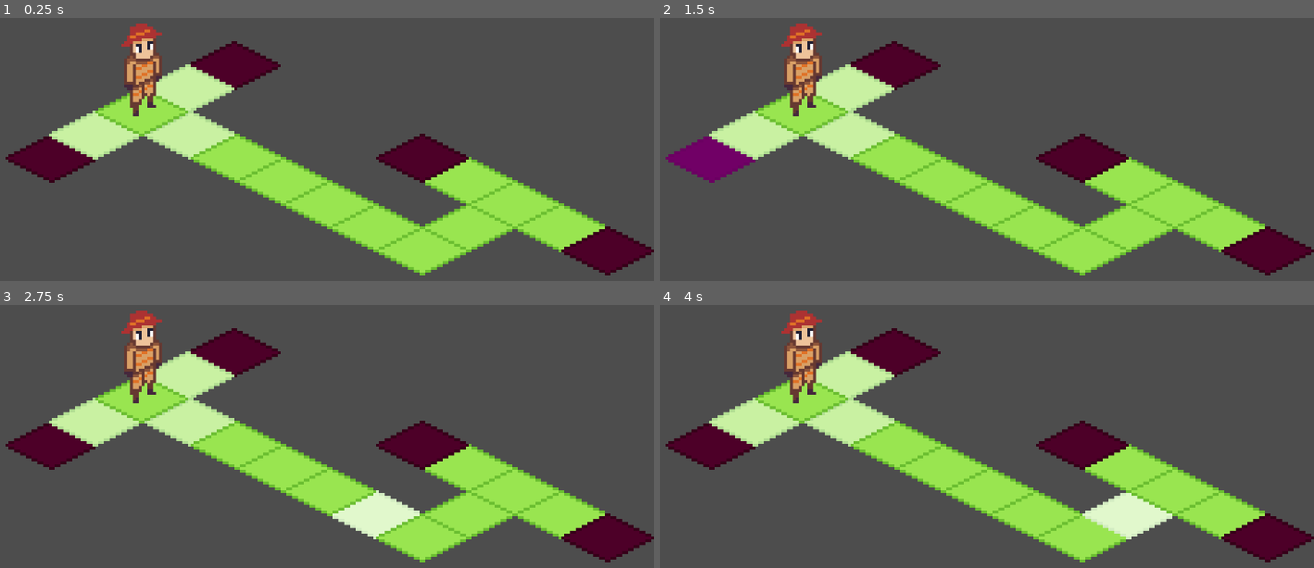
Above: before the commit, frames 1-4 (two rows, left to right).
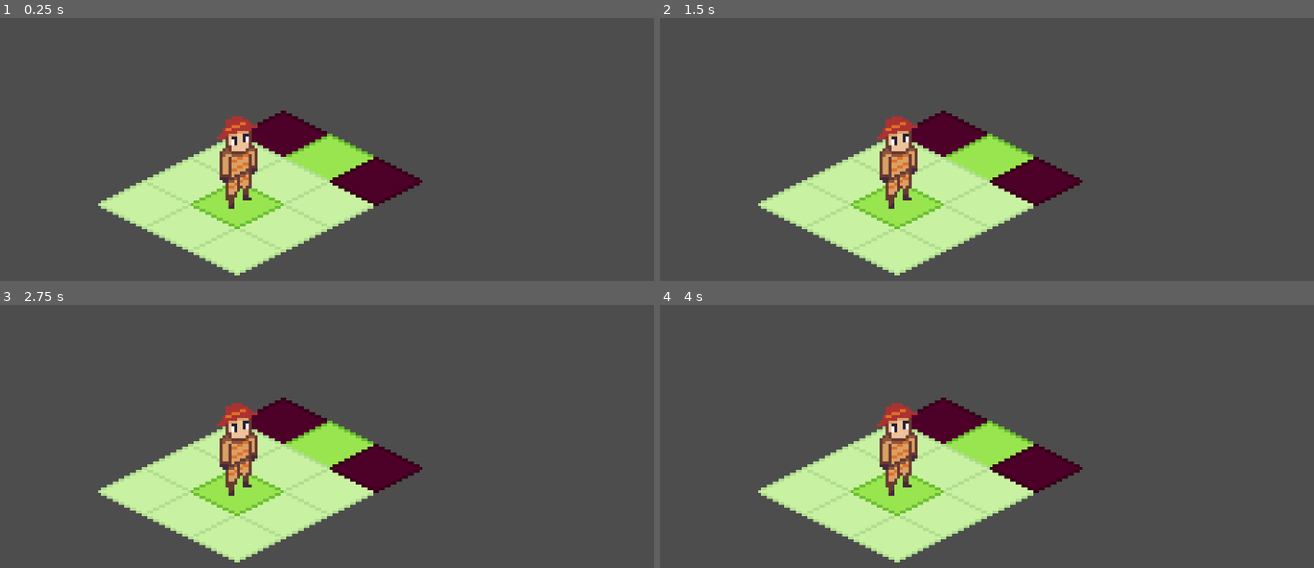
Above: after the commit, the same moments.

Repository: ckuras/GMTK-2023-Fire-Fighter
Game: Godot game, scene res://Scenes/Levels/level_7.tscn
Two runs of this game, one before a commit and one after it. Both use one fixed random seed, a clock stepped at 60 frames per second and the inputs below. This scene is started directly instead of the project's main scene.
Inputs (mouse positions are in pixels of both pictures, inside the frame that each line leads up to):
- Up to frame 1 (0.25 s): no input
- Up to frame 2 (1.5 s): tap Enter at 0.5 s; move the mouse to (895, 65) at 0.52 s; tap R at 0.6 s; click (895, 65) at 0.67 s; tap Space at 0.77, 1.25 s; move the mouse to (712, 157) at 1.27 s; tap 1 at 1.35 s; click (712, 157) at 1.42 s
- Up to frame 3 (2.75 s): tap Space at 1.52 s; tap Enter at 2 s; move the mouse to (379, 512) at 2.02 s; tap 2 at 2.1 s; click (379, 512) at 2.17 s
- Up to frame 4 (4 s): tap Space at 2.75, 3.02, 3.77 s; move the mouse to (1085, 536) at 2.77 s; tap 3 at 2.85 s; click (1085, 536) at 2.92 s; tap Enter at 3.5 s; move the mouse to (1130, 512) at 3.52 s; tap 4 at 3.6 s; click (1130, 512) at 3.67 s

The runs differ from the first frame. In frame 1, 35% of the frame differs, in the area x 0-100%, y 2-98%; in frame 2, 35%; in frame 3, 35%; in frame 4, 35%.

Commit message:
lookin good

Diff:
--- a/Scenes/Levels/level_5.tscn
+++ b/Scenes/Levels/level_5.tscn
@@ -63,14 +63,37 @@
 position = Vector2(48, 24)
 tile_state = 2
 
+[node name="Tile15" parent="Board/Tiles" instance=ExtResource("4_f6hm7")]
+position = Vector2(-32, -32)
+tile_state = 2
+
+[node name="Tile16" parent="Board/Tiles" instance=ExtResource("4_f6hm7")]
+position = Vector2(48, 8)
+
+[node name="Tile17" parent="Board/Tiles" instance=ExtResource("4_f6hm7")]
+position = Vector2(0, -16)
+
+[node name="Tile18" parent="Board/Tiles" instance=ExtResource("4_f6hm7")]
+position = Vector2(-16, -24)
+
+[node name="Tile19" parent="Board/Tiles" instance=ExtResource("4_f6hm7")]
+position = Vector2(16, -8)
+
+[node name="Tile20" parent="Board/Tiles" instance=ExtResource("4_f6hm7")]
+position = Vector2(32, 0)
+
+[node name="Tile21" parent="Board/Tiles" instance=ExtResource("4_f6hm7")]
+position = Vector2(64, 16)
+tile_state = 2
+
 [node name="TurnQueue" parent="." node_paths=PackedStringArray("board", "game_state") instance=ExtResource("5_3ulyt")]
 board = NodePath("../Board")
 game_state = NodePath("../GameState")
 
 [node name="GameState" type="Node" parent="."]
 script = ExtResource("6_r303b")
-player_moves_max_for_level = 2
-player_fire_charge_max_for_level = 1
+player_moves_max_for_level = 5
+player_fire_charge_max_for_level = 2
 rounds_remaining_for_current_level = 2
 
 [node name="Camera2D" type="Camera2D" parent="."]
--- a/Scenes/Levels/level_6.tscn
+++ b/Scenes/Levels/level_6.tscn
@@ -23,21 +23,108 @@
 has_player = true
 
 [node name="Tile2" parent="Board/Tiles" instance=ExtResource("4_ilsyy")]
-position = Vector2(16, 8)
-
-[node name="Tile6" parent="Board/Tiles" instance=ExtResource("4_ilsyy")]
 position = Vector2(16, -8)
 
 [node name="Tile3" parent="Board/Tiles" instance=ExtResource("4_ilsyy")]
+position = Vector2(32, -16)
+
+[node name="Tile4" parent="Board/Tiles" instance=ExtResource("4_ilsyy")]
+position = Vector2(32, 0)
+
+[node name="Tile5" parent="Board/Tiles" instance=ExtResource("4_ilsyy")]
+position = Vector2(48, -8)
+
+[node name="Tile10" parent="Board/Tiles" instance=ExtResource("4_ilsyy")]
+position = Vector2(48, 8)
+
+[node name="Tile11" parent="Board/Tiles" instance=ExtResource("4_ilsyy")]
+position = Vector2(64, 0)
+
+[node name="Tile6" parent="Board/Tiles" instance=ExtResource("4_ilsyy")]
+position = Vector2(-16, -24)
+
+[node name="Tile7" parent="Board/Tiles" instance=ExtResource("4_ilsyy")]
+position = Vector2(0, -32)
+
+[node name="Tile8" parent="Board/Tiles" instance=ExtResource("4_ilsyy")]
+position = Vector2(0, -16)
+
+[node name="Tile9" parent="Board/Tiles" instance=ExtResource("4_ilsyy")]
+position = Vector2(16, -24)
+
+[node name="Tile12" parent="Board/Tiles" instance=ExtResource("4_ilsyy")]
+position = Vector2(-48, -8)
+
+[node name="Tile26" parent="Board/Tiles" instance=ExtResource("4_ilsyy")]
+position = Vector2(-64, -16)
+
+[node name="Tile27" parent="Board/Tiles" instance=ExtResource("4_ilsyy")]
+position = Vector2(-64, 16)
+
+[node name="Tile31" parent="Board/Tiles" instance=ExtResource("4_ilsyy")]
+position = Vector2(64, -16)
+
+[node name="Tile32" parent="Board/Tiles" instance=ExtResource("4_ilsyy")]
+position = Vector2(64, 16)
+
+[node name="Tile28" parent="Board/Tiles" instance=ExtResource("4_ilsyy")]
+position = Vector2(-80, 8)
+
+[node name="Tile29" parent="Board/Tiles" instance=ExtResource("4_ilsyy")]
+position = Vector2(-80, -8)
+
+[node name="Tile33" parent="Board/Tiles" instance=ExtResource("4_ilsyy")]
+position = Vector2(80, 8)
+
+[node name="Tile34" parent="Board/Tiles" instance=ExtResource("4_ilsyy")]
+position = Vector2(80, -8)
+
+[node name="Tile30" parent="Board/Tiles" instance=ExtResource("4_ilsyy")]
+position = Vector2(-96, 0)
+tile_state = 2
+
+[node name="Tile35" parent="Board/Tiles" instance=ExtResource("4_ilsyy")]
+position = Vector2(96, 0)
+tile_state = 2
+
+[node name="Tile13" parent="Board/Tiles" instance=ExtResource("4_ilsyy")]
+position = Vector2(-32, -16)
+
+[node name="Tile14" parent="Board/Tiles" instance=ExtResource("4_ilsyy")]
+position = Vector2(-32, 0)
+
+[node name="Tile20" parent="Board/Tiles" instance=ExtResource("4_ilsyy")]
+position = Vector2(-16, 8)
+
+[node name="Tile15" parent="Board/Tiles" instance=ExtResource("4_ilsyy")]
 position = Vector2(-16, -8)
 
-[node name="Tile4" parent="Board/Tiles" instance=ExtResource("4_ilsyy")]
-position = Vector2(-32, -16)
-tile_state = 2
+[node name="Tile16" parent="Board/Tiles" instance=ExtResource("4_ilsyy")]
+position = Vector2(0, 16)
 
-[node name="Tile5" parent="Board/Tiles" instance=ExtResource("4_ilsyy")]
+[node name="Tile17" parent="Board/Tiles" instance=ExtResource("4_ilsyy")]
+position = Vector2(16, 8)
+
+[node name="Tile18" parent="Board/Tiles" instance=ExtResource("4_ilsyy")]
+position = Vector2(16, 24)
+
+[node name="Tile21" parent="Board/Tiles" instance=ExtResource("4_ilsyy")]
+position = Vector2(-64, 0)
+
+[node name="Tile22" parent="Board/Tiles" instance=ExtResource("4_ilsyy")]
+position = Vector2(-48, 8)
+
+[node name="Tile23" parent="Board/Tiles" instance=ExtResource("4_ilsyy")]
+position = Vector2(-32, 16)
+
+[node name="Tile24" parent="Board/Tiles" instance=ExtResource("4_ilsyy")]
+position = Vector2(-16, 24)
+
+[node name="Tile25" parent="Board/Tiles" instance=ExtResource("4_ilsyy")]
+position = Vector2(0, 32)
+
+[node name="Tile19" parent="Board/Tiles" instance=ExtResource("4_ilsyy")]
 position = Vector2(32, 16)
-tile_state = 2
 
 [node name="TurnQueue" parent="." node_paths=PackedStringArray("board", "game_state") instance=ExtResource("5_nbwyk")]
 board = NodePath("../Board")
@@ -45,9 +132,9 @@
 
 [node name="GameState" type="Node" parent="."]
 script = ExtResource("6_xxv5n")
-player_moves_max_for_level = 1
+player_moves_max_for_level = 2
 player_fire_charge_max_for_level = 2
-rounds_remaining_for_current_level = 4
+rounds_remaining_for_current_level = 3
 
 [node name="Camera2D" type="Camera2D" parent="."]
 zoom = Vector2(5, 5)
--- a/Scenes/Levels/level_7.tscn
+++ b/Scenes/Levels/level_7.tscn
@@ -20,59 +20,41 @@
 script = ExtResource("3_sblnr")
 
 [node name="Tile" parent="Board/Tiles" instance=ExtResource("4_cl7jc")]
-position = Vector2(-17, -40)
-tile_state = 2
-
-[node name="Tile15" parent="Board/Tiles" instance=ExtResource("4_cl7jc")]
-position = Vector2(-80, -8)
+position = Vector2(0, -16)
 tile_state = 2
 
 [node name="Tile2" parent="Board/Tiles" instance=ExtResource("4_cl7jc")]
-position = Vector2(32, 16)
+position = Vector2(16, -8)
+
+[node name="Tile3" parent="Board/Tiles" instance=ExtResource("4_cl7jc")]
+position = Vector2(-16, -8)
+
+[node name="Tile4" parent="Board/Tiles" instance=ExtResource("4_cl7jc")]
+
+[node name="Tile5" parent="Board/Tiles" instance=ExtResource("4_cl7jc")]
+position = Vector2(-32, 0)
+
+[node name="Tile10" parent="Board/Tiles" instance=ExtResource("4_cl7jc")]
+position = Vector2(-48, 8)
+
+[node name="Tile11" parent="Board/Tiles" instance=ExtResource("4_cl7jc")]
+position = Vector2(-16, 24)
 
 [node name="Tile12" parent="Board/Tiles" instance=ExtResource("4_cl7jc")]
-position = Vector2(48, 24)
+position = Vector2(-32, 16)
 
-[node name="Tile13" parent="Board/Tiles" instance=ExtResource("4_cl7jc")]
-position = Vector2(64, 16)
+[node name="Tile6" parent="Board/Tiles" instance=ExtResource("4_cl7jc")]
+position = Vector2(-16, 8)
+has_player = true
 
-[node name="Tile14" parent="Board/Tiles" instance=ExtResource("4_cl7jc")]
-position = Vector2(80, 8)
+[node name="Tile7" parent="Board/Tiles" instance=ExtResource("4_cl7jc")]
+position = Vector2(0, 16)
 
-[node name="Tile20" parent="Board/Tiles" instance=ExtResource("4_cl7jc")]
-position = Vector2(96, 16)
-
-[node name="Tile19" parent="Board/Tiles" instance=ExtResource("4_cl7jc")]
-position = Vector2(64, 0)
-
-[node name="Tile3" parent="Board/Tiles" instance=ExtResource("4_cl7jc")]
-position = Vector2(-65, -16)
-
-[node name="Tile10" parent="Board/Tiles" instance=ExtResource("4_cl7jc")]
-position = Vector2(-32, -16)
-
-[node name="Tile18" parent="Board/Tiles" instance=ExtResource("4_cl7jc")]
-position = Vector2(-16, -8)
-
-[node name="Tile17" parent="Board/Tiles" instance=ExtResource("4_cl7jc")]
-
-[node name="Tile16" parent="Board/Tiles" instance=ExtResource("4_cl7jc")]
+[node name="Tile8" parent="Board/Tiles" instance=ExtResource("4_cl7jc")]
 position = Vector2(16, 8)
 
-[node name="Tile4" parent="Board/Tiles" instance=ExtResource("4_cl7jc")]
-position = Vector2(-49, -24)
-has_player = true
-
-[node name="Tile8" parent="Board/Tiles" instance=ExtResource("4_cl7jc")]
-z_index = 1
-position = Vector2(-33, -32)
-
 [node name="Tile9" parent="Board/Tiles" instance=ExtResource("4_cl7jc")]
-position = Vector2(48, -8)
-tile_state = 2
-
-[node name="Tile11" parent="Board/Tiles" instance=ExtResource("4_cl7jc")]
-position = Vector2(112, 24)
+position = Vector2(32, 0)
 tile_state = 2
 
 [node name="TurnQueue" parent="." node_paths=PackedStringArray("board", "game_state") instance=ExtResource("5_fako7")]
@@ -81,9 +63,9 @@
 
 [node name="GameState" type="Node" parent="."]
 script = ExtResource("6_at245")
-player_moves_max_for_level = 3
+player_moves_max_for_level = 1
 player_fire_charge_max_for_level = 1
-rounds_remaining_for_current_level = 4
+rounds_remaining_for_current_level = 2
 
 [node name="Camera2D" type="Camera2D" parent="."]
 zoom = Vector2(5, 5)
--- a/Scenes/Levels/level_8.tscn
+++ b/Scenes/Levels/level_8.tscn
@@ -20,28 +20,22 @@
 script = ExtResource("3_6ypau")
 
 [node name="Tile" parent="Board/Tiles" instance=ExtResource("4_pduxh")]
-position = Vector2(0, -16)
+position = Vector2(-48, -24)
 tile_state = 2
 
 [node name="Tile2" parent="Board/Tiles" instance=ExtResource("4_pduxh")]
-position = Vector2(16, -8)
+position = Vector2(32, 16)
 
 [node name="Tile3" parent="Board/Tiles" instance=ExtResource("4_pduxh")]
 position = Vector2(-16, -8)
+
+[node name="Tile10" parent="Board/Tiles" instance=ExtResource("4_pduxh")]
+position = Vector2(-32, -16)
 
 [node name="Tile4" parent="Board/Tiles" instance=ExtResource("4_pduxh")]
 
 [node name="Tile5" parent="Board/Tiles" instance=ExtResource("4_pduxh")]
 position = Vector2(-32, 0)
-
-[node name="Tile10" parent="Board/Tiles" instance=ExtResource("4_pduxh")]
-position = Vector2(-48, 8)
-
-[node name="Tile11" parent="Board/Tiles" instance=ExtResource("4_pduxh")]
-position = Vector2(-16, 24)
-
-[node name="Tile12" parent="Board/Tiles" instance=ExtResource("4_pduxh")]
-position = Vector2(-32, 16)
 
 [node name="Tile6" parent="Board/Tiles" instance=ExtResource("4_pduxh")]
 position = Vector2(-16, 8)
@@ -54,7 +48,7 @@
 position = Vector2(16, 8)
 
 [node name="Tile9" parent="Board/Tiles" instance=ExtResource("4_pduxh")]
-position = Vector2(32, 0)
+position = Vector2(48, 24)
 tile_state = 2
 
 [node name="TurnQueue" parent="." node_paths=PackedStringArray("board", "game_state") instance=ExtResource("5_1haqk")]
@@ -63,7 +57,7 @@
 
 [node name="GameState" type="Node" parent="."]
 script = ExtResource("6_w20iw")
-player_moves_max_for_level = 1
+player_moves_max_for_level = 2
 player_fire_charge_max_for_level = 1
 rounds_remaining_for_current_level = 2
 
--- a/Scenes/Levels/level_9.tscn
+++ /dev/null
@@ -1,65 +0,0 @@
-[gd_scene load_steps=7 format=3 uid="uid://qtny2n3j2xjj"]
-
-[ext_resource type="Script" path="res://Scripts/level.gd" id="1_15cfl"]
-[ext_resource type="Script" path="res://Scripts/board.gd" id="2_ckjnk"]
-[ext_resource type="Script" path="res://Scripts/Tiles.gd" id="3_escsw"]
-[ext_resource type="PackedScene" uid="uid://byb3wjan8u1rx" path="res://Scenes/tile.tscn" id="4_fxkyf"]
-[ext_resource type="PackedScene" uid="uid://d3xj7lwu2tl8i" path="res://Scenes/turn_queue.tscn" id="5_8xjx1"]
-[ext_resource type="Script" path="res://Scripts/GameState.gd" id="6_e2gsg"]
-
-[node name="Level" type="Node2D"]
-script = ExtResource("1_15cfl")
-level_number = 9
-
-[node name="Board" type="Node2D" parent="." node_paths=PackedStringArray("game_state")]
-y_sort_enabled = true
-script = ExtResource("2_ckjnk")
-game_state = NodePath("../GameState")
-
-[node name="Tiles" type="Node2D" parent="Board"]
-script = ExtResource("3_escsw")
-
-[node name="Tile" parent="Board/Tiles" instance=ExtResource("4_fxkyf")]
-position = Vector2(-48, -24)
-tile_state = 2
-
-[node name="Tile2" parent="Board/Tiles" instance=ExtResource("4_fxkyf")]
-position = Vector2(32, 16)
-
-[node name="Tile3" parent="Board/Tiles" instance=ExtResource("4_fxkyf")]
-position = Vector2(-16, -8)
-
-[node name="Tile10" parent="Board/Tiles" instance=ExtResource("4_fxkyf")]
-position = Vector2(-32, -16)
-
-[node name="Tile4" parent="Board/Tiles" instance=ExtResource("4_fxkyf")]
-
-[node name="Tile5" parent="Board/Tiles" instance=ExtResource("4_fxkyf")]
-position = Vector2(-32, 0)
-
-[node name="Tile6" parent="Board/Tiles" instance=ExtResource("4_fxkyf")]
-position = Vector2(-16, 8)
-has_player = true
-
-[node name="Tile7" parent="Board/Tiles" instance=ExtResource("4_fxkyf")]
-position = Vector2(0, 16)
-
-[node name="Tile8" parent="Board/Tiles" instance=ExtResource("4_fxkyf")]
-position = Vector2(16, 8)
-
-[node name="Tile9" parent="Board/Tiles" instance=ExtResource("4_fxkyf")]
-position = Vector2(48, 24)
-tile_state = 2
-
-[node name="TurnQueue" parent="." node_paths=PackedStringArray("board", "game_state") instance=ExtResource("5_8xjx1")]
-board = NodePath("../Board")
-game_state = NodePath("../GameState")
-
-[node name="GameState" type="Node" parent="."]
-script = ExtResource("6_e2gsg")
-player_moves_max_for_level = 2
-player_fire_charge_max_for_level = 1
-rounds_remaining_for_current_level = 2
-
-[node name="Camera2D" type="Camera2D" parent="."]
-zoom = Vector2(5, 5)
--- a/Scripts/tile.gd
+++ b/Scripts/tile.gd
@@ -197,7 +197,7 @@
 	)
 	var can_tile_be_lit_on_fire = (
 		can_player_light_stuff_on_fire and
-		is_player_within_cardinal_neighbors() and
+		is_player_within_all_neighbors() and
 		is_flammable()
 	)
 
@@ -226,6 +226,11 @@
 
 func is_flammable() -> bool:
 	return tile_state != TileState.Fire
+
+func is_player_within_all_neighbors():
+	for tile in get_all_neighbors():
+		if tile.has_player: return true
+	return false
 
 func is_player_within_cardinal_neighbors():
 	for tile in get_cardinal_neighbors():
Not shown: 1 places in Scenes/Levels/level_6.tscn that only renumber resources
Not shown: 1 places in Scenes/Levels/level_7.tscn that only renumber resources
Not shown: 1 places in Scenes/Levels/level_8.tscn that only renumber resources
